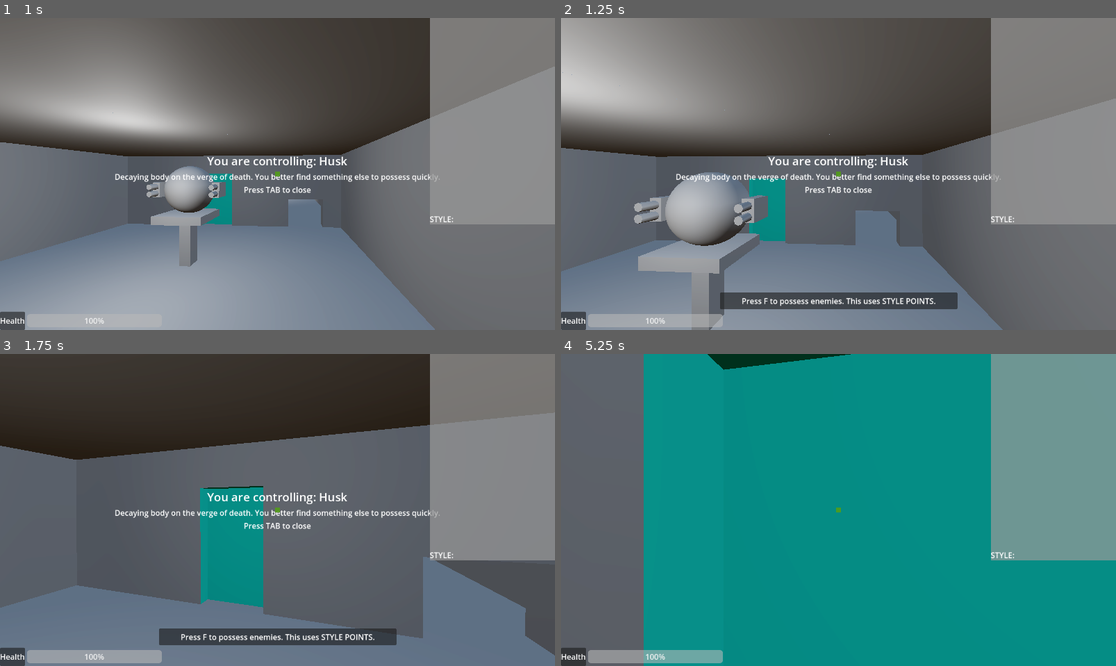
Above: before the commit, frames 1-4 (two rows, left to right).
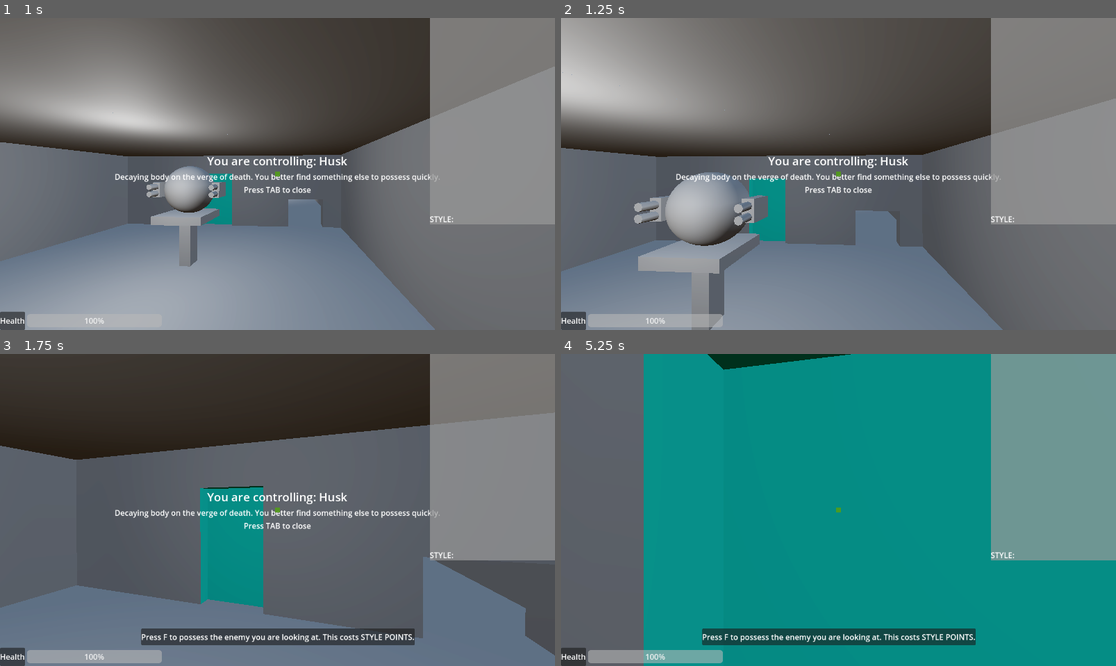
Above: after the commit, the same moments.

Repository: city-high-rider/soulswap
Game: Godot game, scene res://test_level.tscn
Same seed, same stepped clock (60 frames per second), same inputs: the game is played once before the commit and once after it. Sound files missing from this copy of the repository are replaced by a short silence.
Inputs (mouse positions are in pixels of both pictures, inside the frame that each line leads up to):
- Up to frame 1 (1 s): tap Enter at 0.5 s; move the mouse to (305, 174) at 0.52 s; hold W (forward) from 0.53 s (still down); tap F (possess) at 0.6 s; tap Space (jump) at 0.77 s
- Up to frame 2 (1.25 s): keep holding W (forward)
- Up to frame 3 (1.75 s): keep holding W (forward); tap F (possess) at 1.25, 1.35 s; move the mouse to (249, 510) at 1.27 s; tap Space (jump) at 1.52 s
- Up to frame 4 (5.25 s): keep holding W (forward); tap F (possess) at 2, 2.3, 2.75, 3.05, 3.5, 3.6, 4.25, 4.35 s; move the mouse to (849, 503) at 2.02 s; press the mouse at (849, 503) at 2.03 s; move the mouse to (832, 516) at 2.77 s; release the mouse at (832, 516) at 2.78 s; tap Tab (toggle_info) at 2.85 s; tap Space (jump) at 3.02, 3.77, 4.52 s; move the mouse to (877, 513) at 3.52 s; move the mouse to (794, 506) at 4.27 s; move the mouse to (844, 510) at 5.02 s; press the mouse at (844, 510) at 5.03 s

Frame 1 is identical in both runs. In frame 2, 2.2% of the frame differs, in the area x 28-72%, y 87-94%; in frame 3, 0.8%; in frame 4, 2.6%, in the area x 25-75%, y 87-94%.
Error before the commit: Cannot call method 'play' on a null value. (res://interactive/popup_area.gd:15)

Commit message:
instance popup scenes properly

Diff:
--- a/test_level.tscn
+++ b/test_level.tscn
@@ -3,8 +3,8 @@
 [ext_resource type="PackedScene" uid="uid://bw42rj1kwnyl" path="res://shells/Husk.tscn" id="1_cbce8"]
 [ext_resource type="PackedScene" uid="uid://4pb4cmdkvqam" path="res://ghosts/dummy_ghost.tscn" id="3_sgn8s"]
 [ext_resource type="PackedScene" uid="uid://b3cny3iljmcwh" path="res://shells/roller_machinegun.tscn" id="4_4aj81"]
-[ext_resource type="Script" path="res://interactive/popup_area.gd" id="5_0sto5"]
 [ext_resource type="PackedScene" uid="uid://bu57v5cln1y64" path="res://interactive/checkpoint.tscn" id="5_48qpn"]
+[ext_resource type="PackedScene" uid="uid://cht1nvmsvv4nx" path="res://interactive/popup_area.tscn" id="5_d0ven"]
 
 [sub_resource type="ProceduralSkyMaterial" id="ProceduralSkyMaterial_obdej"]
 sky_horizon_color = Color(0.64625, 0.65575, 0.67075, 1)
@@ -24,8 +24,8 @@
 [sub_resource type="StandardMaterial3D" id="StandardMaterial3D_d0qxv"]
 albedo_color = Color(0, 0.823529, 0.729412, 1)
 
-[sub_resource type="BoxShape3D" id="BoxShape3D_hoiu8"]
-size = Vector3(4.0106, 1, 3.5088)
+[sub_resource type="BoxShape3D" id="BoxShape3D_0wou1"]
+size = Vector3(2.76598, 1.41764, 2.58122)
 
 [node name="test_level" type="Node3D"]
 
@@ -130,45 +130,23 @@
 
 [node name="DummyGhost" parent="Shell/GhostMount" index="1" instance=ExtResource("3_sgn8s")]
 
-[node name="PopupArea" type="Area3D" parent="."]
-transform = Transform3D(1, 0, 0, 0, 1, 0, 0, 0, 1, 0, 1.01732, 0)
-collision_layer = 0
-collision_mask = 4
-script = ExtResource("5_0sto5")
-message = "Press F to possess enemies. This uses STYLE POINTS."
-
-[node name="CollisionShape3D" type="CollisionShape3D" parent="PopupArea"]
-transform = Transform3D(1, 0, 0, 0, 1, 0, 0, 0, 1, 0, -0.423902, 0.467461)
-shape = SubResource("BoxShape3D_hoiu8")
-
-[node name="PopupArea2" type="Area3D" parent="."]
-transform = Transform3D(1, 0, 0, 0, 1, 0, 0, 0, 1, -1.94959, 1.01732, 8.54825)
-collision_layer = 0
-collision_mask = 4
-script = ExtResource("5_0sto5")
-message = "Walk under the checkpoint to save your progress."
-
-[node name="CollisionShape3D" type="CollisionShape3D" parent="PopupArea2"]
-transform = Transform3D(1, 0, 0, 0, 1, 0, 0, 0, 1, 0, -0.423902, 0.467461)
-shape = SubResource("BoxShape3D_hoiu8")
-
-[node name="PopupArea3" type="Area3D" parent="."]
-transform = Transform3D(1, 0, 0, 0, 1, 0, 0, 0, 1, -0.698493, -2.55218, 15.8255)
-collision_layer = 0
-collision_mask = 4
-script = ExtResource("5_0sto5")
-message = "The only way to get more health and ammo is by possessing a new host."
-
-[node name="CollisionShape3D" type="CollisionShape3D" parent="PopupArea3"]
-transform = Transform3D(1, 0, 0, 0, 1, 0, 0, 0, 1, 0, -0.423902, 0.467461)
-shape = SubResource("BoxShape3D_hoiu8")
-
 [node name="Checkpoint" parent="." instance=ExtResource("5_48qpn")]
 transform = Transform3D(-2.98023e-08, 0, 1, 0, 1, 0, -1, 0, -2.98023e-08, 0.101303, 0.212943, 12.4854)
 
-[connection signal="body_entered" from="PopupArea" to="PopupArea" method="_on_body_entered"]
-[connection signal="body_entered" from="PopupArea2" to="PopupArea2" method="_on_body_entered"]
-[connection signal="body_entered" from="PopupArea3" to="PopupArea3" method="_on_body_entered"]
+[node name="PopupArea" parent="." instance=ExtResource("5_d0ven")]
+message = "Press F to possess the enemy you are looking at. This costs STYLE POINTS."
+
+[node name="CollisionShape3D" type="CollisionShape3D" parent="PopupArea"]
+transform = Transform3D(1, 0, 0, 0, 1, 0, 0, 0, 1, 0, 0, 1.34813)
+shape = SubResource("BoxShape3D_0wou1")
+
+[node name="PopupArea2" parent="." instance=ExtResource("5_d0ven")]
+transform = Transform3D(1, 0, 0, 0, 1, 0, 0, 0, 1, 0.0203912, -2.49868, 14.7412)
+message = "The only way to get more health and ammo is by possessing a new host."
+
+[node name="CollisionShape3D" type="CollisionShape3D" parent="PopupArea2"]
+transform = Transform3D(1, 0, 0, 0, 1, 0, 0, 0, 1, 0, 0, 1.34813)
+shape = SubResource("BoxShape3D_0wou1")
 
 [editable path="Shell"]
 [editable path="Shell/Head"]
